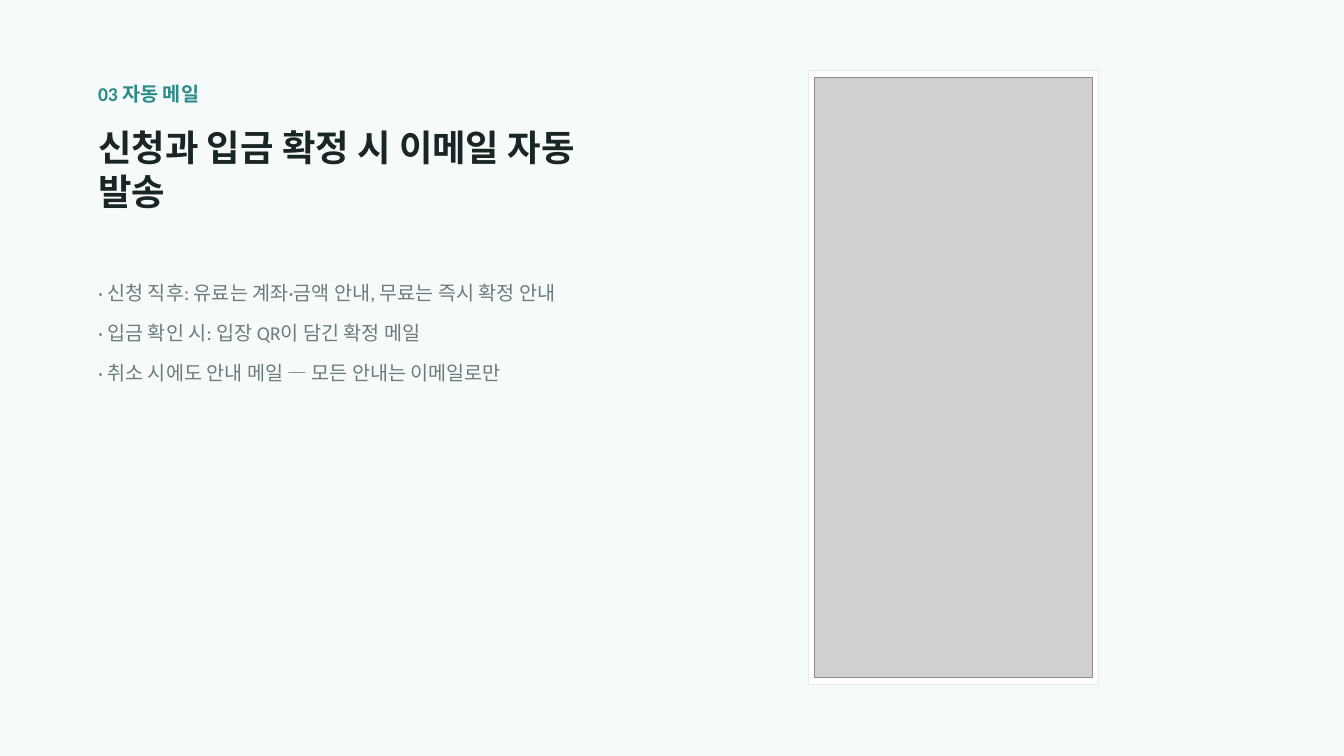
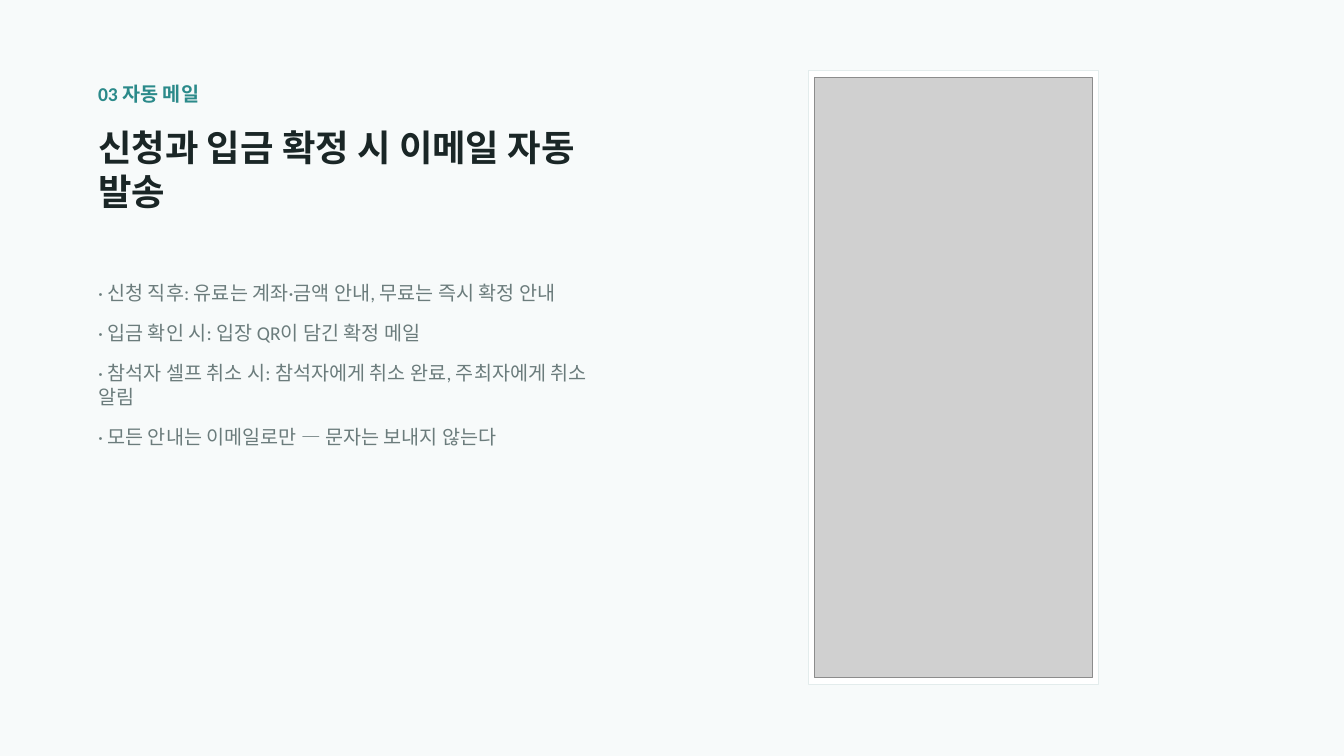
Before and after one commit to stothey0804/ustage, a slide deck: slide 4 of docs/어스테이지-소개.pptx. Drawn at 1344x756 pixels with LibreOffice and Linux fonts; fonts in the diff are those of the drawing; grey boxes stand for pictures. Boxes give left, top, right and bottom in pixels: in the first picture for what was removed or moved away, otherwise in the second. Text is boxed around its words. In the diff, an @@ line names an element or a change of style, - is before the commit and + after.

```diff
--- a/docs/어스테이지-소개.pptx
+++ b/docs/어스테이지-소개.pptx
@@ text at [98,363,587,446]: text changed @@
-· 취소 시에도 안내 메일 — 모든 안내는 이메일로만
+· 참석자 셀프 취소 시: 참석자에게 취소 완료, 주최자에게 취소 알림
+· 모든 안내는 이메일로만 — 문자는 보내지 않는다
```
Also in this commit, not shown: 1 other slide changed, 2 slides added, 1 other file.
